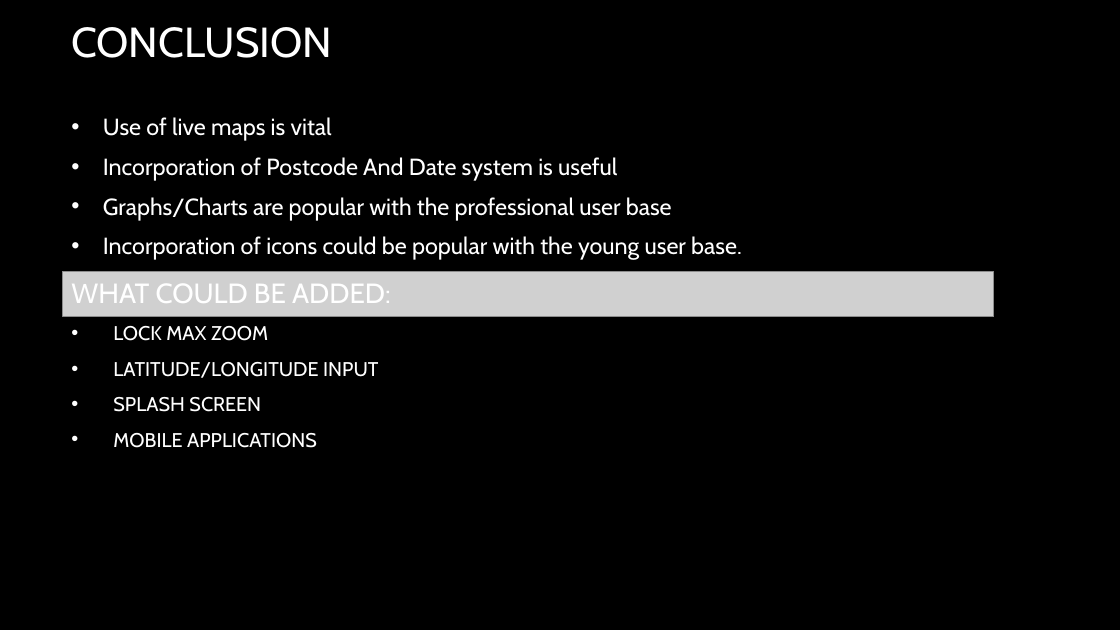
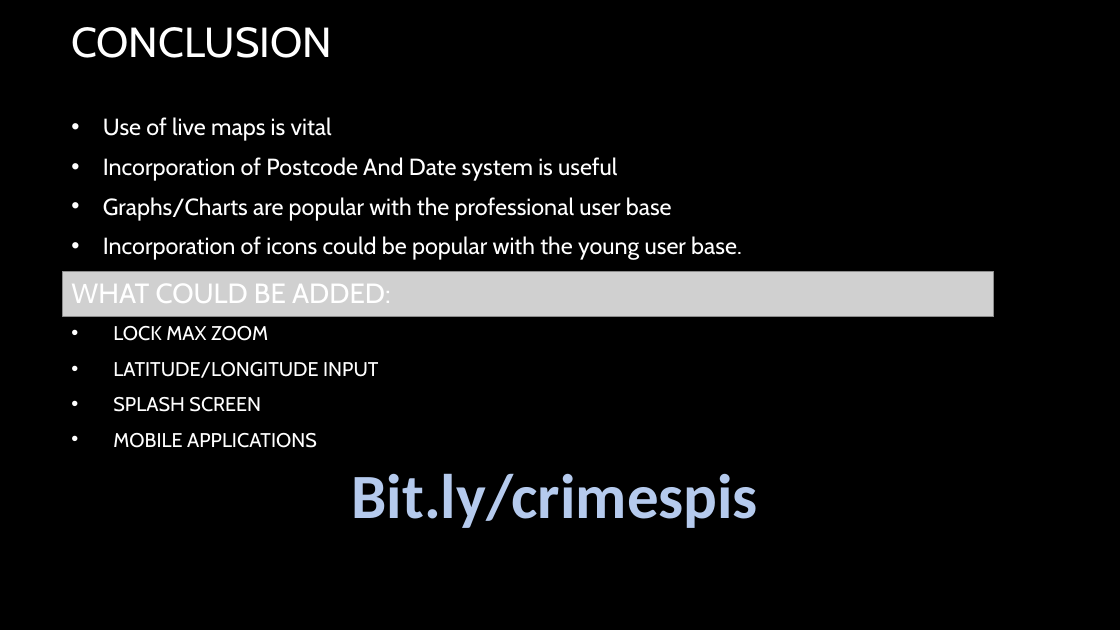
Before and after one commit to playyip/crimelevelsuk, a slide deck: slide 6 of htdox/presentation.pptx (slide 8 before the commit). Drawn at 1120x630 pixels with LibreOffice and Linux fonts; fonts in the diff are those of the drawing; grey boxes stand for pictures; background and template pictures are left out. Boxes give left, top, right and bottom in pixels: in the first picture for what was removed or moved away, otherwise in the second. Text is boxed around its words. In the diff, an @@ line names an element or a change of style, - is before the commit and + after.

```diff
--- a/htdox/presentation.pptx
+++ b/htdox/presentation.pptx
@@ text added at [352,473,758,528], 54 pt, text #B5CAED, bold @@
+Bit.ly/crimespis
```
Also in this commit, not shown: 1 other slide changed, 2 slides removed, 4 other files.
